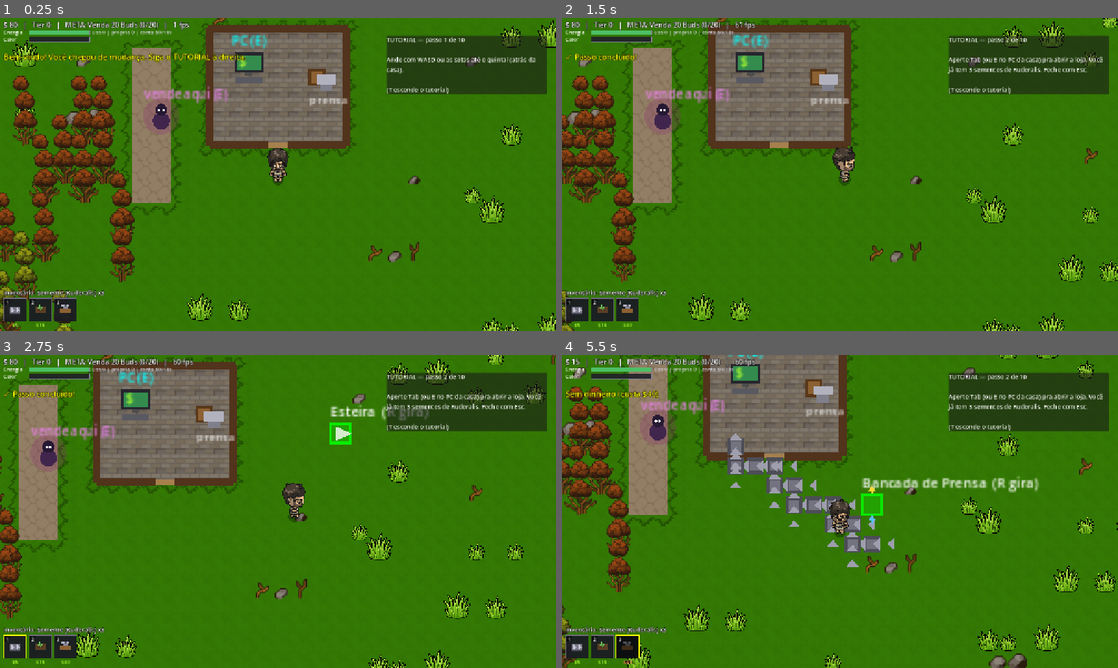
Above: before the commit, frames 1-4 (two rows, left to right).
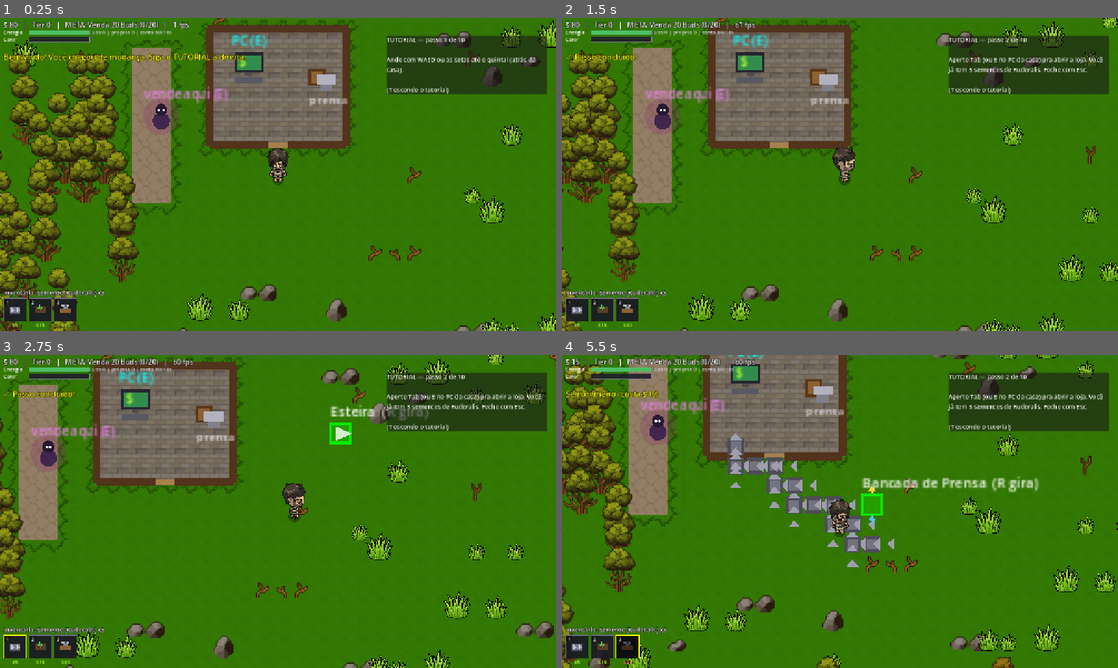
Above: after the commit, the same moments.

Repository: HendryGabriel/canabisprojectbrasiliangame
Game: Godot game, scene res://src/main.tscn
Same seed, same stepped clock (60 frames per second), same inputs: the game is played once before the commit and once after it.
Inputs (mouse positions are in pixels of both pictures, inside the frame that each line leads up to):
- Up to frame 1 (0.25 s): no input
- Up to frame 2 (1.5 s): tap Enter at 0.5 s; move the mouse to (962, 158) at 0.52 s; hold D 0.53-1.25 s; hold E 0.53-1.25 s; click (962, 158) at 0.67 s; drag from (728, 190) to (812, 237) at 1.27 s
- Up to frame 3 (2.75 s): move the mouse to (333, 442) at 2.02 s; hold D from 2.03 s (still down); hold E from 2.03 s (still down); tap 1 at 2.1 s
- Up to frame 4 (5.5 s): release D at 2.75 s; release E at 2.75 s; drag from (812, 574) to (673, 464) at 2.77 s; move the mouse to (1006, 558) at 3.52 s; hold A 3.53-4.25 s; hold E 3.53-4.25 s; tap 3 at 3.6 s; drag from (673, 464) to (756, 433) at 4.27 s; move the mouse to (867, 511) at 5.02 s; hold S from 5.03 s (still down); hold E from 5.03 s (still down); tap 5 at 5.1 s; click (867, 511) at 5.17 s

The runs differ from the first frame. In frame 1, 11% of the frame differs, in the area x 0-98%, y 4-100%; in frame 2, 6.3%; in frame 3, 3.1%; in frame 4, 6.6%.

Commit message:
fix: copas maiores e mais verdes, pedras viram obstaculo, vegetacao longe da agua
Copas (vegetation_006..009) de 2.7 -> 3.6 tiles; so as colunas 0/1 sao verdes de fato, entao o sorteio por regiao agora da 90% verde / 10% amarronzada. Novo terreno PEDRA: pedras cinzas na grama viram obstaculo que bloqueia andar/construir e sai com E (mesmo fluxo do mato, deterministico, entra no hash). Decor de grama fica so com tufos; marrons continuam decorativas na areia. Arvores e mato nunca nascem a menos de 2 tiles da agua (copa nao pende sobre lago). Inclui novos sprites de maquina enviados (canabidiol/ice/fornalha, crafting/research, prensa auto/haxixe/extrator, prensado/mix, arado, esteira).

Co-Authored-By: Claude Fable 5 <noreply@anthropic.com>

Diff:
--- /dev/null
+++ b/src/ASSETS/MACHINE_ICONS/canabidiol_ice_furnace_sprites.json
@@ -0,0 +1,111 @@
+{
+  "source": "canabidiol_ice_furnace.png",
+  "image_size": [
+    1448,
+    1086
+  ],
+  "generated_by": "tools/generate_sprite_manifest.py",
+  "detection": {
+    "alpha_threshold": 8,
+    "merge_gap": 1,
+    "sprite_count": 4
+  },
+  "sprites": [
+    {
+      "x": 0,
+      "y": 0,
+      "w": 1,
+      "h": 3,
+      "visible_pixels": 3,
+      "id": "canabidiol_ice_furnace_001",
+      "name": "canabidiol_ice_furnace_001",
+      "region": [
+        0,
+        0,
+        1,
+        3
+      ],
+      "suggested_type": "tiny_decor",
+      "biomes": [],
+      "chance": 1.0,
+      "blocks_walk": false,
+      "blocks_build": false,
+      "pivot": [
+        0,
+        2
+      ]
+    },
+    {
+      "x": 762,
+      "y": 46,
+      "w": 477,
+      "h": 472,
+      "visible_pixels": 169461,
+      "id": "canabidiol_ice_furnace_002",
+      "name": "canabidiol_ice_furnace_002",
+      "region": [
+        762,
+        46,
+        477,
+        472
+      ],
+      "suggested_type": "tree_or_large_bush",
+      "biomes": [],
+      "chance": 1.0,
+      "blocks_walk": false,
+      "blocks_build": false,
+      "pivot": [
+        238,
+        471
+      ]
+    },
+    {
+      "x": 157,
+      "y": 52,
+      "w": 506,
+      "h": 467,
+      "visible_pixels": 183753,
+      "id": "canabidiol_ice_furnace_003",
+      "name": "canabidiol_ice_furnace_003",
+      "region": [
+        157,
+        52,
+        506,
+        467
+      ],
+      "suggested_type": "tree_or_large_bush",
+      "biomes": [],
+      "chance": 1.0,
+      "blocks_walk": false,
+      "blocks_build": false,
+      "pivot": [
+        253,
+        466
+      ]
+    },
+    {
+      "x": 765,
+      "y": 550,
+      "w": 480,
+      "h": 461,
+      "visible_pixels": 162330,
+      "id": "canabidiol_ice_furnace_004",
+      "name": "canabidiol_ice_furnace_004",
+      "region": [
+        765,
+        550,
+        480,
+        461
+      ],
+      "suggested_type": "tree_or_large_bush",
+      "biomes": [],
+      "chance": 1.0,
+      "blocks_walk": false,
+      "blocks_build": false,
+      "pivot": [
+        240,
+        460
+      ]
+    }
+  ]
+}
--- /dev/null
+++ b/src/ASSETS/MACHINE_ICONS/crafting_and_research_sprites.json
@@ -0,0 +1,63 @@
+{
+  "source": "crafting_and_research.png",
+  "image_size": [
+    1448,
+    1086
+  ],
+  "generated_by": "tools/generate_sprite_manifest.py",
+  "detection": {
+    "alpha_threshold": 8,
+    "merge_gap": 1,
+    "sprite_count": 2
+  },
+  "sprites": [
+    {
+      "x": 751,
+      "y": 247,
+      "w": 617,
+      "h": 555,
+      "visible_pixels": 298596,
+      "id": "crafting_and_research_001",
+      "name": "crafting_and_research_001",
+      "region": [
+        751,
+        247,
+        617,
+        555
+      ],
+      "suggested_type": "tree_or_large_bush",
+      "biomes": [],
+      "chance": 1.0,
+      "blocks_walk": false,
+      "blocks_build": false,
+      "pivot": [
+        308,
+        554
+      ]
+    },
+    {
+      "x": 80,
+      "y": 286,
+      "w": 581,
+      "h": 516,
+      "visible_pixels": 275788,
+      "id": "crafting_and_research_002",
+      "name": "crafting_and_research_002",
+      "region": [
+        80,
+        286,
+        581,
+        516
+      ],
+      "suggested_type": "tree_or_large_bush",
+      "biomes": [],
+      "chance": 1.0,
+      "blocks_walk": false,
+      "blocks_build": false,
+      "pivot": [
+        290,
+        515
+      ]
+    }
+  ]
+}
--- /dev/null
+++ b/src/ASSETS/MACHINE_ICONS/prensaauto_haxixe_madeiraextrator_sprites.json
@@ -0,0 +1,87 @@
+{
+  "source": "prensaauto_haxixe_madeiraextrator.png",
+  "image_size": [
+    1448,
+    1086
+  ],
+  "generated_by": "tools/generate_sprite_manifest.py",
+  "detection": {
+    "alpha_threshold": 8,
+    "merge_gap": 1,
+    "sprite_count": 3
+  },
+  "sprites": [
+    {
+      "x": 69,
+      "y": 260,
+      "w": 401,
+      "h": 539,
+      "visible_pixels": 196858,
+      "id": "prensaauto_haxixe_madeiraextrator_001",
+      "name": "prensaauto_haxixe_madeiraextrator_001",
+      "region": [
+        69,
+        260,
+        401,
+        539
+      ],
+      "suggested_type": "tree_or_large_bush",
+      "biomes": [],
+      "chance": 1.0,
+      "blocks_walk": false,
+      "blocks_build": false,
+      "pivot": [
+        200,
+        538
+      ]
+    },
+    {
+      "x": 530,
+      "y": 265,
+      "w": 366,
+      "h": 534,
+      "visible_pixels": 173052,
+      "id": "prensaauto_haxixe_madeiraextrator_002",
+      "name": "prensaauto_haxixe_madeiraextrator_002",
+      "region": [
+        530,
+        265,
+        366,
+        534
+      ],
+      "suggested_type": "tree_or_large_bush",
+      "biomes": [],
+      "chance": 1.0,
+      "blocks_walk": false,
+      "blocks_build": false,
+      "pivot": [
+        183,
+        533
+      ]
+    },
+    {
+      "x": 926,
+      "y": 294,
+      "w": 290,
+      "h": 478,
+      "visible_pixels": 119280,
+      "id": "prensaauto_haxixe_madeiraextrator_003",
+      "name": "prensaauto_haxixe_madeiraextrator_003",
+      "region": [
+        926,
+        294,
+        290,
+        478
+      ],
+      "suggested_type": "tree_or_large_bush",
+      "biomes": [],
+      "chance": 1.0,
+      "blocks_walk": false,
+      "blocks_build": false,
+      "pivot": [
+        145,
+        477
+      ]
+    }
+  ]
+}
--- /dev/null
+++ b/src/ASSETS/MACHINE_ICONS/prensado_and_mix_sprites.json
@@ -0,0 +1,135 @@
+{
+  "source": "prensado_and_mix.png",
+  "image_size": [
+    1448,
+    1086
+  ],
+  "generated_by": "tools/generate_sprite_manifest.py",
+  "detection": {
+    "alpha_threshold": 8,
+    "merge_gap": 1,
+    "sprite_count": 5
+  },
+  "sprites": [
+    {
+      "x": 0,
+      "y": 0,
+      "w": 2,
+      "h": 663,
+      "visible_pixels": 892,
+      "id": "prensado_and_mix_001",
+      "name": "prensado_and_mix_001",
+      "region": [
+        0,
+        0,
+        2,
+        663
+      ],
+      "suggested_type": "branch_or_tall_plant",
+      "biomes": [],
+      "chance": 1.0,
+      "blocks_walk": false,
+      "blocks_build": false,
+      "pivot": [
+        1,
+        662
+      ]
+    },
+    {
+      "x": 1243,
+      "y": 0,
+      "w": 8,
+      "h": 1,
+      "visible_pixels": 8,
+      "id": "prensado_and_mix_002",
+      "name": "prensado_and_mix_002",
+      "region": [
+        1243,
+        0,
+        8,
+        1
+      ],
+      "suggested_type": "tiny_decor",
+      "biomes": [],
+      "chance": 1.0,
+      "blocks_walk": false,
+      "blocks_build": false,
+      "pivot": [
+        4,
+        0
+      ]
+    },
+    {
+      "x": 759,
+      "y": 563,
+      "w": 489,
+      "h": 466,
+      "visible_pixels": 172269,
+      "id": "prensado_and_mix_003",
+      "name": "prensado_and_mix_003",
+      "region": [
+        759,
+        563,
+        489,
+        466
+      ],
+      "suggested_type": "tree_or_large_bush",
+      "biomes": [],
+      "chance": 1.0,
+      "blocks_walk": false,
+      "blocks_build": false,
+      "pivot": [
+        244,
+        465
+      ]
+    },
+    {
+      "x": 196,
+      "y": 596,
+      "w": 449,
+      "h": 412,
+      "visible_pixels": 155922,
+      "id": "prensado_and_mix_004",
+      "name": "prensado_and_mix_004",
+      "region": [
+        196,
+        596,
+        449,
+        412
+      ],
+      "suggested_type": "tree_or_large_bush",
+      "biomes": [],
+      "chance": 1.0,
+      "blocks_walk": false,
+      "blocks_build": false,
+      "pivot": [
+        224,
+        411
+      ]
+    },
+    {
+      "x": 0,
+      "y": 670,
+      "w": 2,
+      "h": 414,
+      "visible_pixels": 457,
+      "id": "prensado_and_mix_005",
+      "name": "prensado_and_mix_005",
+      "region": [
+        0,
+        670,
+        2,
+        414
+      ],
+      "suggested_type": "branch_or_tall_plant",
+      "biomes": [],
+      "chance": 1.0,
+      "blocks_walk": false,
+      "blocks_build": false,
+      "pivot": [
+        1,
+        413
+      ]
+    }
+  ]
+}
--- a/src/main.gd
+++ b/src/main.gd
@@ -91,7 +91,7 @@
 			match t:
 				Sim.T.AGUA:
 					agua.append(cell)
-				Sim.T.GRAMA, Sim.T.ARVORE, Sim.T.MATO:
+				Sim.T.GRAMA, Sim.T.ARVORE, Sim.T.MATO, Sim.T.PEDRA:
 					_floor_base.set_cell(cell, FLOOR_SOURCE_ID, Vector2i(2, 10))
 					grama.append(cell)
 				Sim.T.AREIA:
--- a/src/player.gd
+++ b/src/player.gd
@@ -126,14 +126,19 @@
 			ui.toggle_shop()
 		elif e != null and e["t"] != "bancada":
 			Sim.cmd_interact(alvo)
-		elif e == null and Sim.terreno_em(alvo) == Sim.T.MATO:
-			Sim.cmd_interact(alvo)  # limpa o mato
+		elif e == null and _obstaculo(alvo):
+			Sim.cmd_interact(alvo)  # limpa mato/pedra
+
+
+func _obstaculo(c: Vector2i) -> bool:
+	var t := Sim.terreno_em(c)
+	return t == Sim.T.MATO or t == Sim.T.PEDRA
 
 
 func _celula_alvo() -> Vector2i:
 	# mira: celula do mouse se perto; senao a celula a frente do avatar
 	var m := Vector2i((get_global_mouse_position() / TILE).floor())
-	if _perto(m) and (Sim.ent_em(m) != null or Sim.terreno_em(m) == Sim.T.MATO):
+	if _perto(m) and (Sim.ent_em(m) != null or _obstaculo(m)):
 		return m
 	return Vector2i((position / TILE).floor()) + facing
 
@@ -145,7 +150,7 @@
 func _anda(p: Vector2) -> bool:
 	var c := Vector2i((p / TILE).floor())
 	var t := Sim.terreno_em(c)
-	if t == Sim.T.AGUA or t == Sim.T.ARVORE or not Sim.dentro_do_mapa(c):
+	if t == Sim.T.AGUA or t == Sim.T.ARVORE or t == Sim.T.PEDRA or not Sim.dentro_do_mapa(c):
 		return false
 	var e = Sim.ent_em(c)
 	if e != null and e["t"] != "esteira" and e["t"] != "cano" and e["t"] != "canteiro":
@@ -304,7 +309,7 @@
 
 	# Realce da celula alvo de interacao (mantido do original)
 	var alvo := _celula_alvo()
-	if _perto(alvo) and (Sim.ent_em(alvo) != null or Sim.terreno_em(alvo) == Sim.T.MATO):
+	if _perto(alvo) and (Sim.ent_em(alvo) != null or _obstaculo(alvo)):
 		draw_rect(Rect2(Vector2(alvo * TILE) - position, Vector2(TILE, TILE)), Color(1, 1, 1, 0.5), false, 2.0)
 
 
--- a/src/render.gd
+++ b/src/render.gd
@@ -54,12 +54,13 @@
 # em cache — por frame e so draw_texture_rect_region dos chunks visiveis.
 
 const VEG_TRONCOS := [Rect2(197, 65, 34, 31), Rect2(196, 98, 39, 46)]
+# copas: 0..2 = verdes, 3 = marrom (peso: verdes dominam)
 const VEG_COPAS := [Rect2(2, 5, 43, 91), Rect2(50, 5, 43, 91), Rect2(98, 5, 43, 91), Rect2(146, 5, 43, 91)]
-# [atlas(0=rocks,1=veg), rect] — pedras CINZAS na grama, MARRONS so na areia
+# pedras CINZAS (obstaculo em cima da grama, some com E)
+const PEDRAS_CINZAS := [Rect2(131, 19, 26, 27), Rect2(161, 17, 31, 14), Rect2(144, 51, 15, 10)]
+# [atlas(0=rocks,1=veg), rect] — na grama so tufos de vegetacao (pedra virou obstaculo)
 const DECOR_GRAMA := [
-	[0, Rect2(161, 17, 31, 14)], [0, Rect2(177, 68, 11, 9)], [0, Rect2(164, 69, 8, 7)],
-	[0, Rect2(131, 53, 10, 7)], [0, Rect2(144, 51, 15, 10)], [0, Rect2(161, 100, 11, 9)],
-	[1, Rect2(260, 0, 9, 16)], [1, Rect2(276, 0, 11, 14)],
+	[1, Rect2(260, 0, 9, 16)], [1, Rect2(276, 0, 11, 14)], [1, Rect2(243, 2, 9, 11)],
 ]
 const DECOR_AREIA := [
 	[0, Rect2(65, 17, 31, 14)], [0, Rect2(81, 68, 11, 9)], [0, Rect2(68, 69, 8, 7)],
@@ -90,14 +91,27 @@
 			var base := Vector2((x + 0.5) * TILE, (y + 1) * TILE)  # centro-baixo do tile
 			if t == Sim.T.ARVORE:
 				var tr: Rect2 = VEG_TRONCOS[Sim._h(x, y, 10) % VEG_TRONCOS.size()]
-				# copa com cor coerente por regiao (floresta inteira parecida, nao salada)
-				var co: Rect2 = VEG_COPAS[Sim._h(x >> 3, y >> 3, 11) % VEG_COPAS.size()]
-				var th := TILE * 1.5
+				# copa com cor coerente por regiao; 0 e 1 sao verdes, 2 e 3 amarronzadas
+				# -> 90% verde, 10% amarronzada ("mais verdinhos do que marrons")
+				var sorteio := Sim._h(x >> 3, y >> 3, 11) % 20
+				var co: Rect2 = VEG_COPAS[0]
+				if sorteio >= 9 and sorteio < 18:
+					co = VEG_COPAS[1]
+				elif sorteio == 18:
+					co = VEG_COPAS[2]
+				elif sorteio == 19:
+					co = VEG_COPAS[3]
+				var th := TILE * 1.6
 				var tw := tr.size.x * th / tr.size.y
-				var ch := TILE * 2.7
+				var ch := TILE * 3.6
 				var cw := co.size.x * ch / co.size.y
 				lista.append({"a": 1, "src": tr, "dst": Rect2(base.x - tw * 0.5, base.y - th, tw, th)})
-				lista.append({"a": 1, "src": co, "dst": Rect2(base.x - cw * 0.5, base.y - th * 0.6 - ch, cw, ch)})
+				lista.append({"a": 1, "src": co, "dst": Rect2(base.x - cw * 0.5, base.y - th * 0.7 - ch, cw, ch)})
+			elif t == Sim.T.PEDRA:
+				var pr: Rect2 = PEDRAS_CINZAS[Sim._h(x, y, 17) % PEDRAS_CINZAS.size()]
+				var ph := minf(TILE * 1.1, pr.size.y * TILE / 16.0)
+				var pw := pr.size.x * ph / pr.size.y
+				lista.append({"a": 0, "src": pr, "dst": Rect2(base.x - pw * 0.5, base.y - ph, pw, ph)})
 			elif t == Sim.T.MATO:
 				var tex2: Texture2D = _atlas[2]
 				var lado := float(TILE) * (0.9 + 0.25 * (Sim._h(x, y, 16) % 3))
@@ -117,7 +131,7 @@
 	# ponytail: cache sem LRU — se passar do teto, limpa tudo e rebaka os visiveis (barato)
 	if _decor_chunks.size() > 600:
 		_decor_chunks.clear()
-	var alcance := vis.grow(TILE * 4)  # arvores vazam ~4 tiles pra cima do proprio chunk
+	var alcance := vis.grow(TILE * 6)  # arvores (copa grande) vazam ~5 tiles do proprio chunk
 	var c0 := Vector2i(Sim._fdiv(int(alcance.position.x / TILE), Sim.CHUNK), Sim._fdiv(int(alcance.position.y / TILE), Sim.CHUNK))
 	var c1 := Vector2i(Sim._fdiv(int(alcance.end.x / TILE), Sim.CHUNK), Sim._fdiv(int(alcance.end.y / TILE), Sim.CHUNK))
 	for cy in range(maxi(c0.y, 0), c1.y + 1):
--- a/src/sim.gd
+++ b/src/sim.gd
@@ -13,7 +13,7 @@
 const BELT_T := 3           # ticks por celula de esteira
 const DIRS := [Vector2i(0, -1), Vector2i(1, 0), Vector2i(0, 1), Vector2i(-1, 0)]  # N E S O
 
-enum T { GRAMA, AGUA, ARVORE, AREIA, PISO, BECO, CIDADE, MATO }
+enum T { GRAMA, AGUA, ARVORE, AREIA, PISO, BECO, CIDADE, MATO, PEDRA }
 
 var tick := 0
 var money := 80
@@ -87,8 +87,8 @@
 		return T.CIDADE
 	var cc := Vector2i(_fdiv(c.x, CHUNK), _fdiv(c.y, CHUNK))
 	var t: int = pegar_chunk(cc)[posmod(c.y, CHUNK) * CHUNK + posmod(c.x, CHUNK)]
-	if t == T.MATO and _limpo.has(c):
-		return T.GRAMA  # mato ja limpo pelo player
+	if (t == T.MATO or t == T.PEDRA) and _limpo.has(c):
+		return T.GRAMA  # obstaculo ja removido pelo player
 	return t
 
 
@@ -113,9 +113,12 @@
 			return T.AREIA  # areial garantido
 		if x >= 3 and x < 23 and y >= 23 and y < 33 and (x * 7 + y * 13) % 9 == 0:
 			return T.ARVORE # bosque garantido (esparso)
-		# mato leve no quintal, longe da casa/porta (nao atrapalha o tutorial)
-		if (x >= 16 or y >= 16) and _h(x, y, 21) % 100 < 6:
-			return T.MATO
+		# mato e pedras leves no quintal, longe da casa/porta (nao atrapalha o tutorial)
+		if x >= 16 or y >= 16:
+			if _h(x, y, 21) % 100 < 6:
+				return T.MATO
+			if _h(x, y, 22) % 100 < 3:
+				return T.PEDRA
 		return T.GRAMA
 	# lagos raros e espacados (1 possivel por supercelula de 32x32), praia fina
 	var melhor := 0x7fffffffffffffff
@@ -135,15 +138,21 @@
 		return T.AGUA
 	if melhor <= (raio + 1) * (raio + 1):
 		return T.AREIA
+	# vegetacao nunca nasce colada na agua (copa nao pode pender por cima do lago)
+	var perto_da_agua := melhor <= (raio + 3) * (raio + 3)
 	# florestas em manchas (regiao 8x8 define mata fechada / esparsa / campo aberto)
-	var f := _h(x >> 3, y >> 3, 5) % 100
-	var dens := 20 if f < 15 else (3 if f < 45 else 0)
-	if dens > 0 and _h(x, y, 6) % 100 < dens:
-		return T.ARVORE
-	# mato alto em manchas — o player limpa com E pra liberar o terreno
-	var m := _h(x >> 3, y >> 3, 20) % 100
-	if _h(x, y, 21) % 100 < (22 if m < 30 else 4):
-		return T.MATO
+	if not perto_da_agua:
+		var f := _h(x >> 3, y >> 3, 5) % 100
+		var dens := 20 if f < 15 else (3 if f < 45 else 0)
+		if dens > 0 and _h(x, y, 6) % 100 < dens:
+			return T.ARVORE
+		# mato alto em manchas — o player limpa com E pra liberar o terreno
+		var m := _h(x >> 3, y >> 3, 20) % 100
+		if _h(x, y, 21) % 100 < (22 if m < 30 else 4):
+			return T.MATO
+	# pedras esparsas — obstaculo que o player tira com E
+	if _h(x, y, 22) % 100 < 2:
+		return T.PEDRA
 	return T.GRAMA
 
 
@@ -637,13 +646,13 @@
 					if ter != T.AREIA:
 						return "Coloque em cima da areia"
 				"canteiro":
-					if ter == T.MATO:
-						return "Limpe o mato primeiro (E nele)"
+					if ter == T.MATO or ter == T.PEDRA:
+						return "Limpe o terreno primeiro (E no obstáculo)"
 					if ter != T.GRAMA:
 						return "Canteiro só na grama"
 				_:
-					if ter == T.MATO:
-						return "Limpe o mato primeiro (E nele)"
+					if ter == T.MATO or ter == T.PEDRA:
+						return "Limpe o terreno primeiro (E no obstáculo)"
 					if ter == T.AGUA or ter == T.ARVORE or ter == T.CIDADE:
 						return "Terreno inválido"
 	if t == "poco":
@@ -699,8 +708,9 @@
 func cmd_interact(pos: Vector2i) -> void:
 	var e = ent_em(pos)
 	if e == null:
-		if terreno_em(pos) == T.MATO:
-			_limpo[pos] = true  # limpa o mato, libera o terreno
+		var ter := terreno_em(pos)
+		if ter == T.MATO or ter == T.PEDRA:
+			_limpo[pos] = true  # remove o obstaculo, libera o terreno
 			mato_limpo.emit(pos)
 		return
 	match e["t"]:
--- a/src/ui.gd
+++ b/src/ui.gd
@@ -348,11 +348,16 @@
 func _atualiza_hover() -> void:
 	var mc := _mouse_cell()
 	var e = Sim.ent_em(mc)
-	if build_type != "" or _shop.visible or (e == null and Sim.terreno_em(mc) != Sim.T.MATO):
+	var ter := Sim.terreno_em(mc)
+	var obst := ter == Sim.T.MATO or ter == Sim.T.PEDRA
+	if build_type != "" or _shop.visible or (e == null and not obst):
 		_hover.visible = false
 		return
 	_hover.visible = true
-	_hover_lbl.text = _info_ent(e) if e != null else "Mato alto — aperte E pra limpar o terreno"
+	if e != null:
+		_hover_lbl.text = _info_ent(e)
+	else:
+		_hover_lbl.text = "Mato alto — aperte E pra limpar o terreno" if ter == Sim.T.MATO else "Pedra — aperte E pra tirar do caminho"
 	_hover.reset_size()
 	var mp := get_viewport().get_mouse_position() + Vector2(18, 18)
 	var tela := get_viewport().get_visible_rect().size
Binary file added: src/ASSETS/MACHINE_ICONS/canabidiol_ice_furnace.png
Binary file added: src/ASSETS/MACHINE_ICONS/crafting_and_research.png
Binary file added: src/ASSETS/MACHINE_ICONS/prensaauto_haxixe_madeiraextrator.png
Binary file added: src/ASSETS/MACHINE_ICONS/prensado_and_mix.png
Binary file added: src/ASSETS/STATIC/arado.png
Binary file added: src/ASSETS/STATIC/esteira.png
Not shown, added: src/ASSETS/MACHINE_ICONS/canabidiol_ice_furnace_sprites.html
Not shown, added: src/ASSETS/MACHINE_ICONS/canabidiol_ice_furnace_sprites_data.js
Not shown, added: src/ASSETS/MACHINE_ICONS/crafting_and_research_sprites.html
Not shown, added: src/ASSETS/MACHINE_ICONS/crafting_and_research_sprites_data.js
Not shown, added: src/ASSETS/MACHINE_ICONS/prensaauto_haxixe_madeiraextrator_sprites.html
Not shown, added: src/ASSETS/MACHINE_ICONS/prensaauto_haxixe_madeiraextrator_sprites_data.js
(and 2 more such lines)
